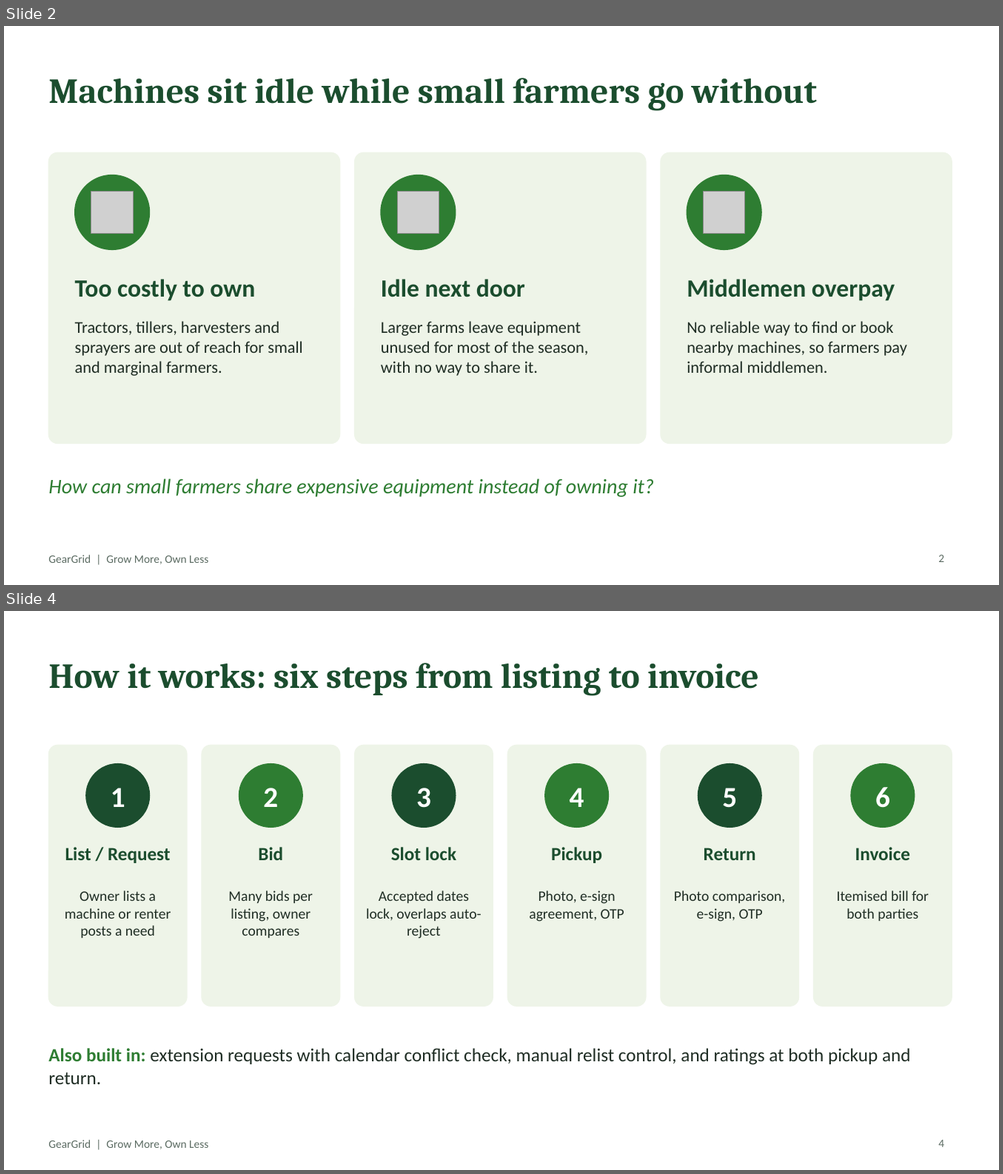
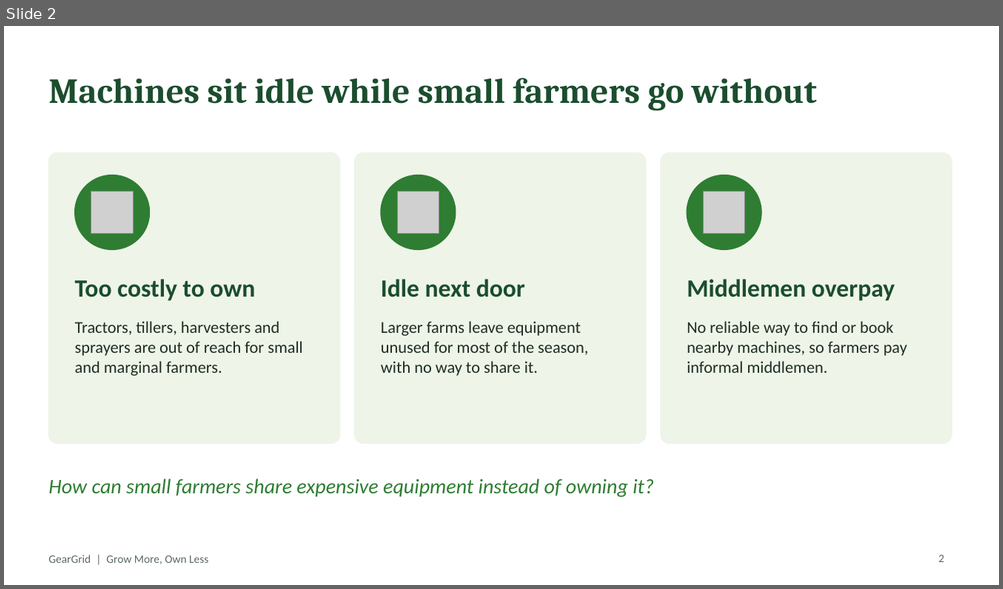
Before and after one commit to prateEKsaha07/GearGrid, a slide deck: gg-docs/ppt/GearGrid_Semifinal_Pitch.pptx. Shown one above the other, each under a label of ours: slides 2 and 4 before the commit, slide 2 after it; the slides between them are not shown. The pictures are 1003x1174 and 1003x589 pixels, drawn with LibreOffice and Linux fonts; fonts in the diff are those of the drawing; grey boxes stand for pictures. Boxes give left, top, right and bottom in pixels: in the first picture for what was removed or moved away, otherwise in the second. Text is boxed around its words. In the diff, an @@ line names an element or a change of style, - is before the commit and + after.

```diff
--- a/gg-docs/ppt/GearGrid_Semifinal_Pitch.pptx
+++ b/gg-docs/ppt/GearGrid_Semifinal_Pitch.pptx
@@ slide 4 removed at (4,611,999,1170), background #FFFFFF; not listed: 1 template element that a slide beside it also shows @@
@@ title removed at (48,663,758,696) @@
-How it works: six steps from listing to invoice
@@ rounded rectangle removed at (48,745,187,1006) @@
@@ ellipse removed at (86,764,150,827) @@
@@ rounded rectangle removed at (202,745,340,1006) @@
@@ ellipse removed at (239,764,302,827) @@
@@ rounded rectangle removed at (355,745,492,1006) @@
@@ ellipse removed at (392,764,455,827) @@
@@ rounded rectangle removed at (508,745,646,1006) @@
@@ ellipse removed at (545,764,609,827) @@
@@ rounded rectangle removed at (660,745,799,1006) @@
@@ ellipse removed at (698,764,761,827) @@
@@ rounded rectangle removed at (814,745,951,1006) @@
@@ ellipse removed at (851,764,914,827) @@
@@ text removed at (111,788,125,807) @@
-1
@@ text removed at (263,788,278,807) @@
-2
@@ text removed at (416,788,431,808) @@
-3
@@ text removed at (569,788,584,807) @@
-4
@@ text removed at (722,788,737,808) @@
-5
@@ text removed at (875,787,890,808) @@
-6
@@ text removed at (65,847,170,863) @@
-List / Request
@@ text removed at (258,847,283,860) @@
-Bid
@@ text removed at (391,847,456,860) @@
-Slot lock
@@ text removed at (551,847,602,863) @@
-Pickup
@@ text removed at (703,848,756,860) @@
-Return
@@ text removed at (855,847,910,860) @@
-Invoice
@@ text removed at (65,891,170,938) @@
-Owner lists a machine or renter posts a need
@@ text removed at (228,891,313,938) @@
-Many bids per listing, owner compares
@@ text removed at (366,891,481,939) @@
-Accepted dates lock, overlaps auto-reject
@@ text removed at (529,891,624,922) @@
-Photo, e-sign agreement, OTP
@@ text removed at (674,891,785,922) @@
-Photo comparison, e-sign, OTP
@@ text removed at (836,891,928,921) @@
-Itemised bill for both parties
@@ text removed at (48,1048,910,1085) @@
-Also built in: extension requests with calendar conflict check, manual relist control, and ratings at both pickup and return.
@@ page number removed at (938,1140,944,1147) @@
-4
```
Also in this commit, not shown: 3 slides changed, 2 slides added, 4 other slides removed.
